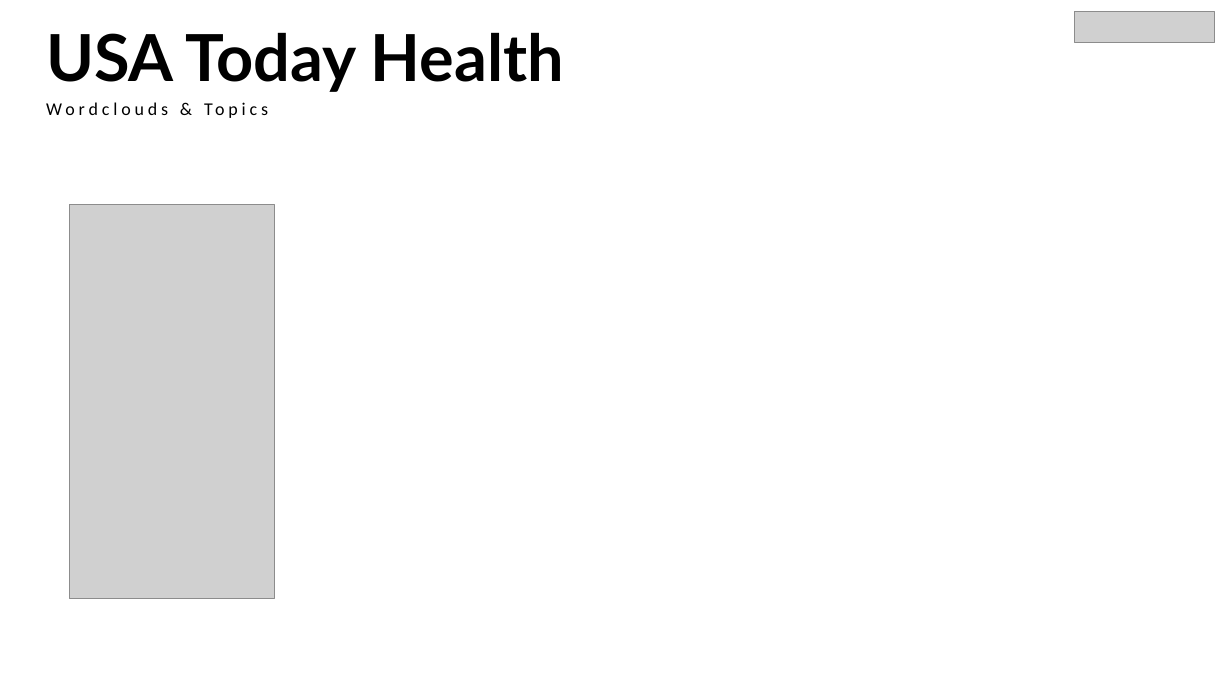
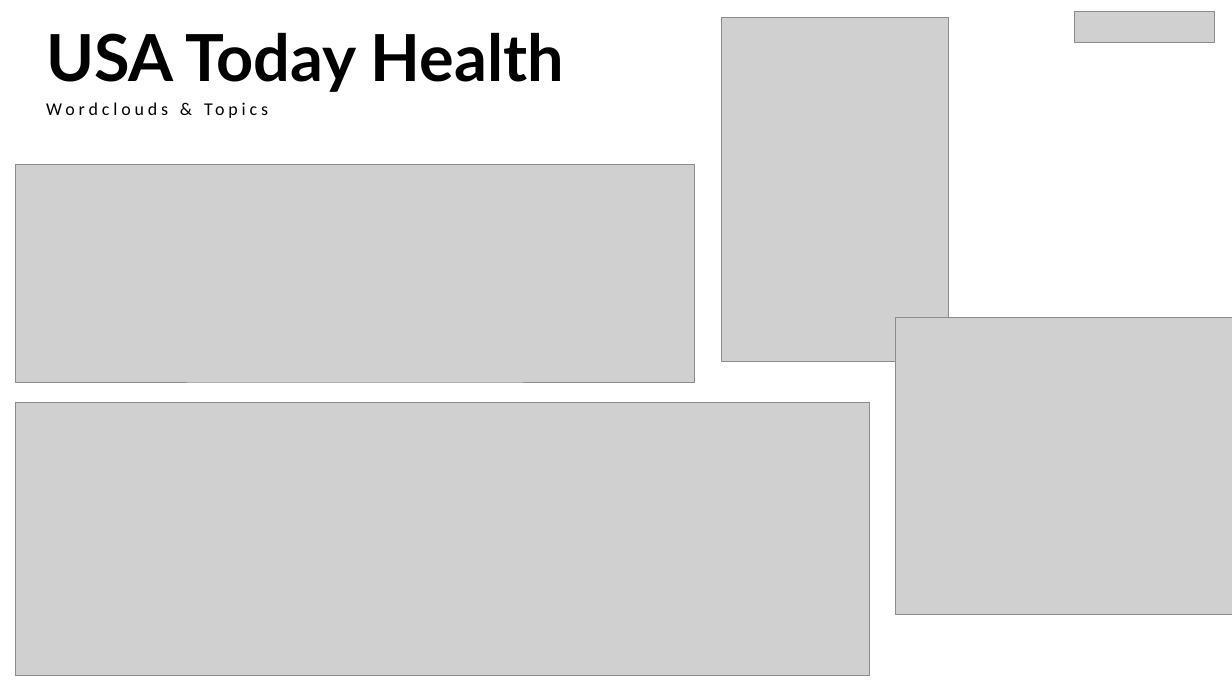
Before and after one commit to Franca97/Web_Data_and-_Digital_Analytics, a slide deck: slide 23 of Presentation.pptx (slide 22 before the commit). Drawn at 1232x693 pixels with LibreOffice and Linux fonts; fonts in the diff are those of the drawing; grey boxes stand for pictures. Boxes give left, top, right and bottom in pixels: in the first picture for what was removed or moved away, otherwise in the second. Text is boxed around its words. In the diff, an @@ line names an element or a change of style, - is before the commit and + after.

```diff
--- a/Presentation.pptx
+++ b/Presentation.pptx
@@ picture added at (721,18,949,362) @@
@@ picture added at (15,165,695,382) @@
@@ picture removed at (69,205,274,600) @@
@@ picture added at (896,318,1232,616) @@
@@ picture added at (15,402,870,676) @@
```
Also in this commit, not shown: 9 other slides changed, 3 slides added, 2 slides removed.
